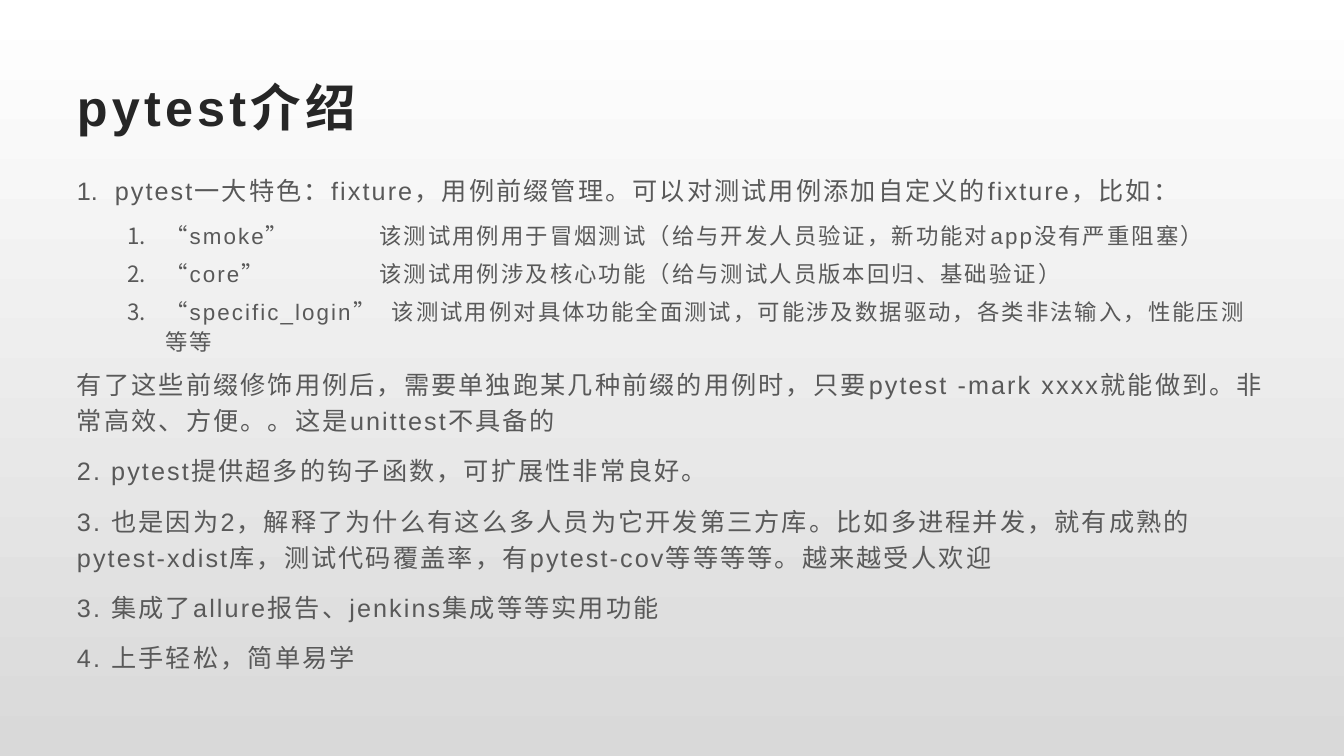
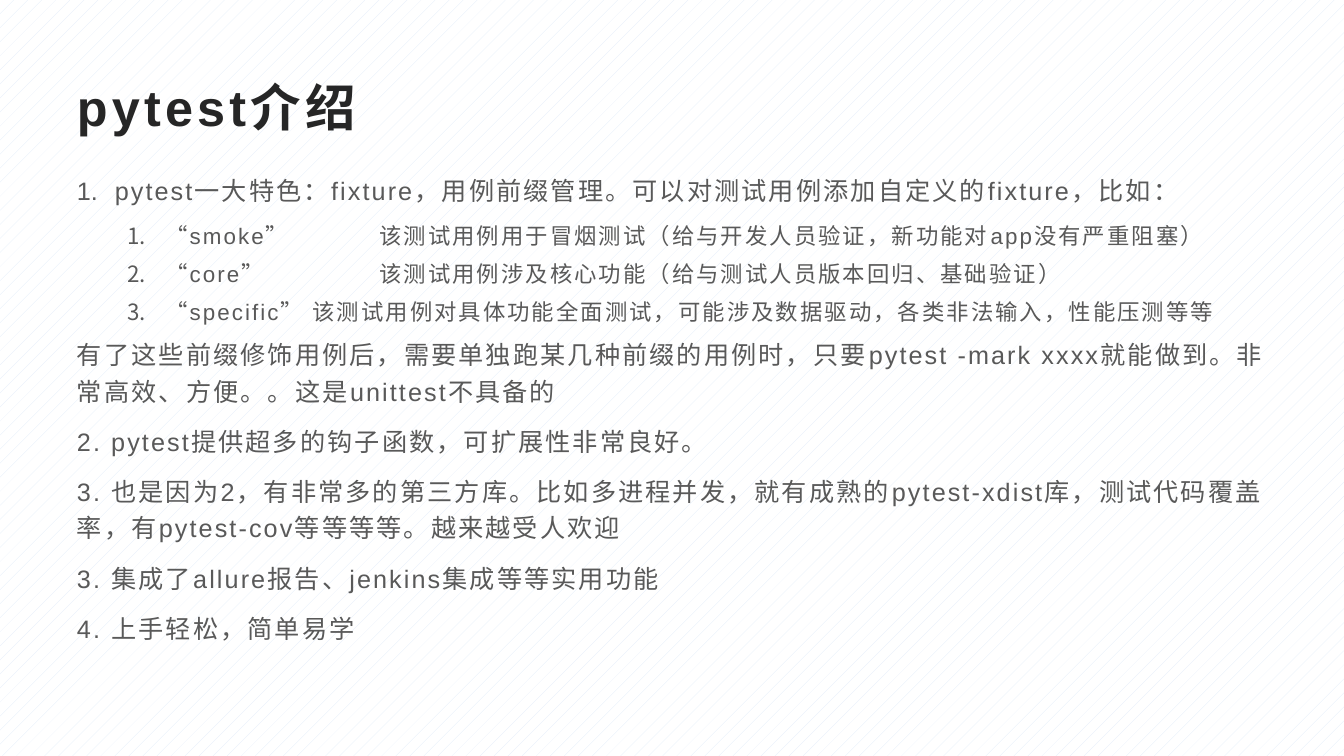
Before and after one commit to julystone/alistar_github_version, a slide deck: slide 3 of doc/基于Appium的 App UI自动化框架.pptx (slide 5 before the commit). Drawn at 1344x756 pixels with LibreOffice and Linux fonts; fonts in the diff are those of the drawing. Boxes give left, top, right and bottom in pixels: in the first picture for what was removed or moved away, otherwise in the second. Text is boxed around its words. In the diff, an @@ line names an element or a change of style, - is before the commit and + after.

```diff
--- a/doc/基于Appium的 App UI自动化框架.pptx
+++ b/doc/基于Appium的 App UI自动化框架.pptx
@@ background gradient #FFFFFF to #D9D9D9 to pattern #DFEAFA on #FFFFFF @@
@@ text at <box>165,301,1213,325</box>: text changed @@
-  3. “specific_login” 该测试用例对具体功能全面测试，可能涉及数据驱动，各类非法输入，性能压测等等
+  3. “specific” 该测试用例对具体功能全面测试，可能涉及数据驱动，各类非法输入，性能压测等等
@@ text at <box>77,480,1261,542</box>: text changed @@
-3. 也是因为2，解释了为什么有这么多人员为它开发第三方库。比如多进程并发，就有成熟的pytest-xdist库，测试代码覆盖率，有pytest-cov等等等等。越来越受人欢迎
+3. 也是因为2，有非常多的第三方库。比如多进程并发，就有成熟的pytest-xdist库，测试代码覆盖率，有pytest-cov等等等等。越来越受人欢迎
```
Also in this commit, not shown: 12 other slides changed, 4 slides added, 2 slides removed, 3 other files.
